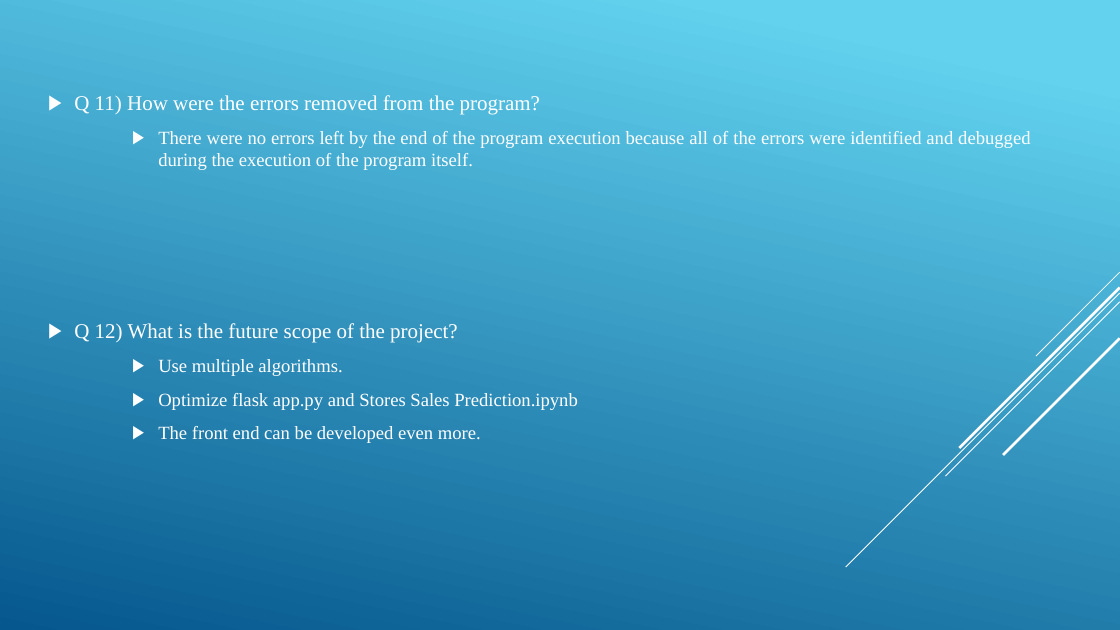
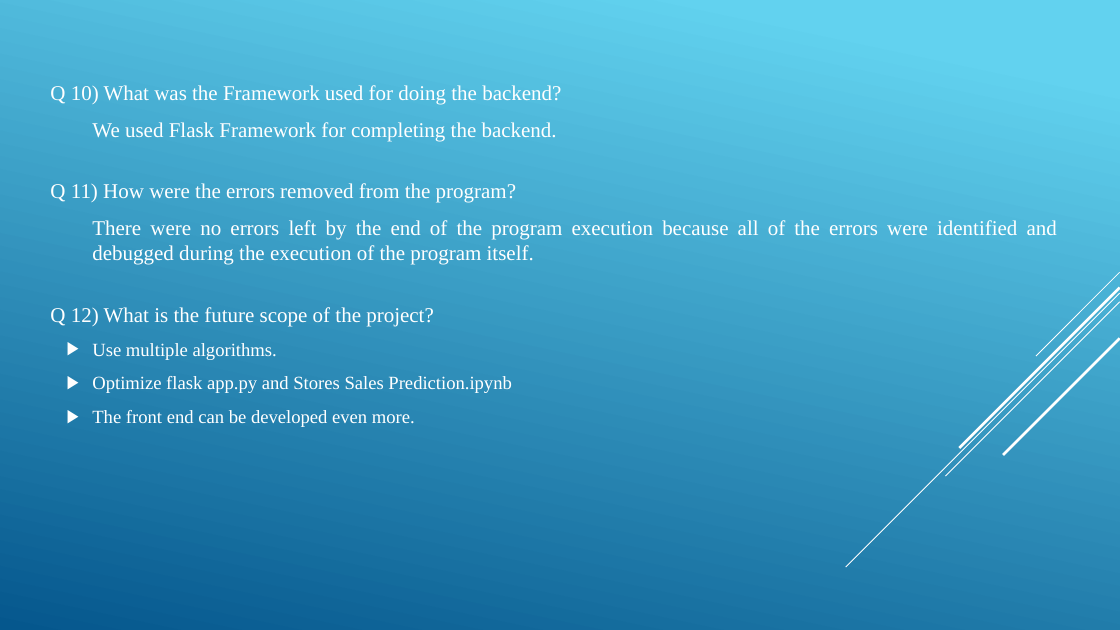
Before and after one commit to ashokkumars01/Stores-Sales-Prediction, a slide deck: slide 12 of Docs/DPR_Store_Sales_Prediction.pptx (slide 13 before the commit). Drawn at 1120x630 pixels with LibreOffice and Linux fonts; fonts in the diff are those of the drawing. Boxes give left, top, right and bottom in pixels: in the first picture for what was removed or moved away, otherwise in the second. Text is boxed around its words. In the diff, an @@ line names an element or a change of style, - is before the commit and + after.

```diff
--- a/Docs/DPR_Store_Sales_Prediction.pptx
+++ b/Docs/DPR_Store_Sales_Prediction.pptx
@@ text "Q 10) What was the ...": place and size @@
-text "Q 10) What was the ..." at (74, 95, 1030, 170)
+text "Q 10) What was the ..." at (50, 85, 1057, 427)
@@ text "Q 10) What was the ..." at (50, 85, 1057, 427): vertical alignment middle to top @@
@@ text at (50, 85, 561, 141): paragraphs added @@
+Q 10) What was the Framework used for doing the backend?
+We used Flask Framework for completing the backend.
@@ text at (50, 183, 1057, 265): size 16 to 18 pt in "There were no errors left by the ..."; bullet ▶ to none; list level 3 to 1 in "There were no errors left ..." @@
@@ text at (50, 307, 511, 427): paragraphs added @@
+Q 12) What is the future scope of the project?
+    ▶ Use multiple algorithms.
+    ▶ Optimize flask app.py and Stores Sales Prediction.ipynb
+    ▶ The front end can be developed even more.
@@ text removed at (74, 323, 577, 443) @@
-▶ Q 12) What is the future scope of the project?
-    ▶ Use multiple algorithms.
-    ▶ Optimize flask app.py and Stores Sales Prediction.ipynb
-    ▶ The front end can be developed even more.
```
Also in this commit, not shown: 11 other slides changed, 1 slide removed, 1 other file.
